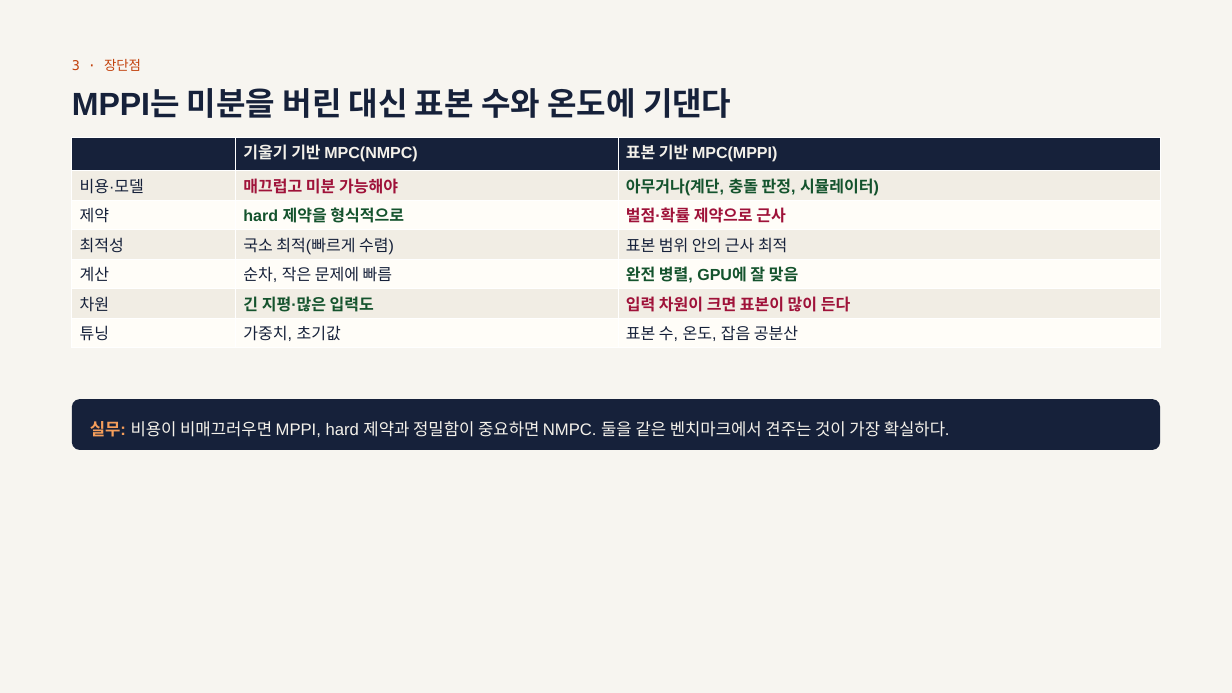
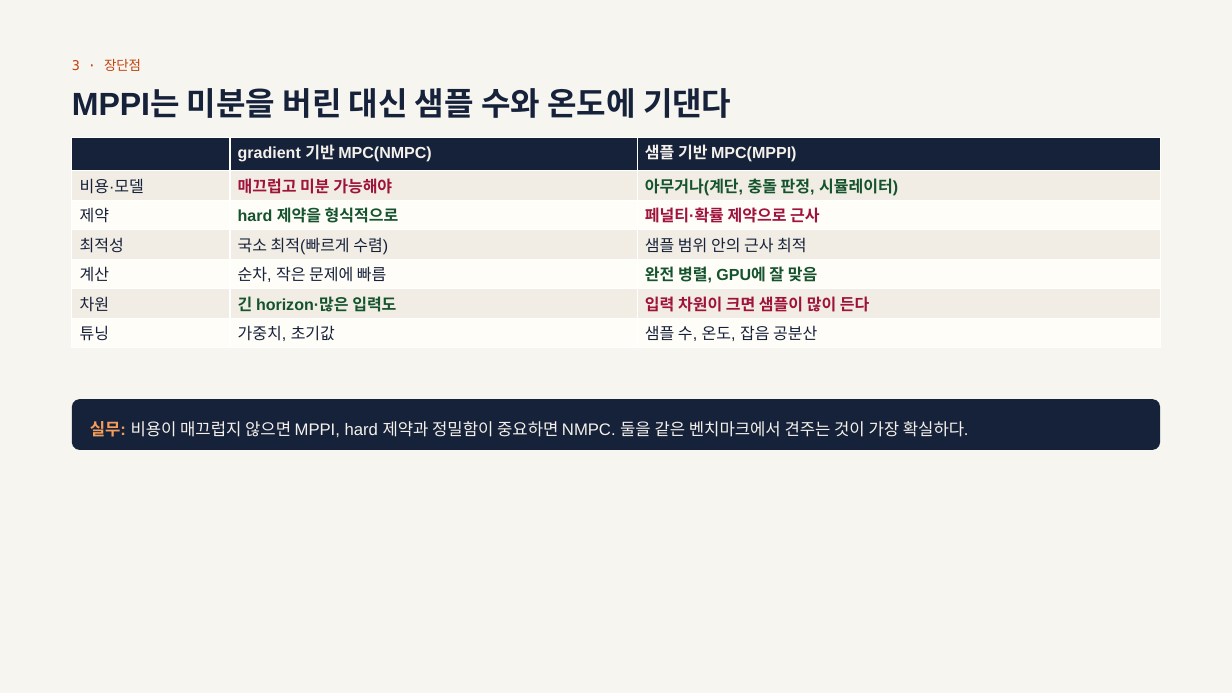
Before and after one commit to Geonhee-LEE/travplan-site, a slide deck: slide 21 of slides/study-controller/study-controller.pptx. Drawn at 1232x693 pixels with LibreOffice and Linux fonts; fonts in the diff are those of the drawing. Boxes give left, top, right and bottom in pixels: in the first picture for what was removed or moved away, otherwise in the second. Text is boxed around its words. In the diff, an @@ line names an element or a change of style, - is before the commit and + after.

```diff
--- a/slides/study-controller/study-controller.pptx
+++ b/slides/study-controller/study-controller.pptx
@@ text at bbox=[72, 88, 731, 118]: text changed @@
-MPPI는 미분을 버린 대신 표본 수와 온도에 기댄다
+MPPI는 미분을 버린 대신 샘플 수와 온도에 기댄다
@@ table at bbox=[72, 138, 1161, 345] @@
-row 1, column 2: 기울기 기반 MPC(NMPC)
+row 1, column 2: gradient 기반 MPC(NMPC)
-row 1, column 3: 표본 기반 MPC(MPPI)
+row 1, column 3: 샘플 기반 MPC(MPPI)
-row 3, column 3: 벌점·확률 제약으로 근사
+row 3, column 3: 페널티·확률 제약으로 근사
-row 4, column 3: 표본 범위 안의 근사 최적
+row 4, column 3: 샘플 범위 안의 근사 최적
-row 6, column 2: 긴 지평·많은 입력도
+row 6, column 2: 긴 horizon·많은 입력도
-row 6, column 3: 입력 차원이 크면 표본이 많이 든다
+row 6, column 3: 입력 차원이 크면 샘플이 많이 든다
-row 7, column 3: 표본 수, 온도, 잡음 공분산
+row 7, column 3: 샘플 수, 온도, 잡음 공분산
@@ text at bbox=[90, 421, 969, 437]: text changed @@
-실무: 비용이 비매끄러우면 MPPI, hard 제약과 정밀함이 중요하면 NMPC. 둘을 같은 벤치마크에서 견주는 것이 가장 확실하다.
+실무: 비용이 매끄럽지 않으면 MPPI, hard 제약과 정밀함이 중요하면 NMPC. 둘을 같은 벤치마크에서 견주는 것이 가장 확실하다.
```
Also in this commit, not shown: 36 other slides changed, 46 other files.
